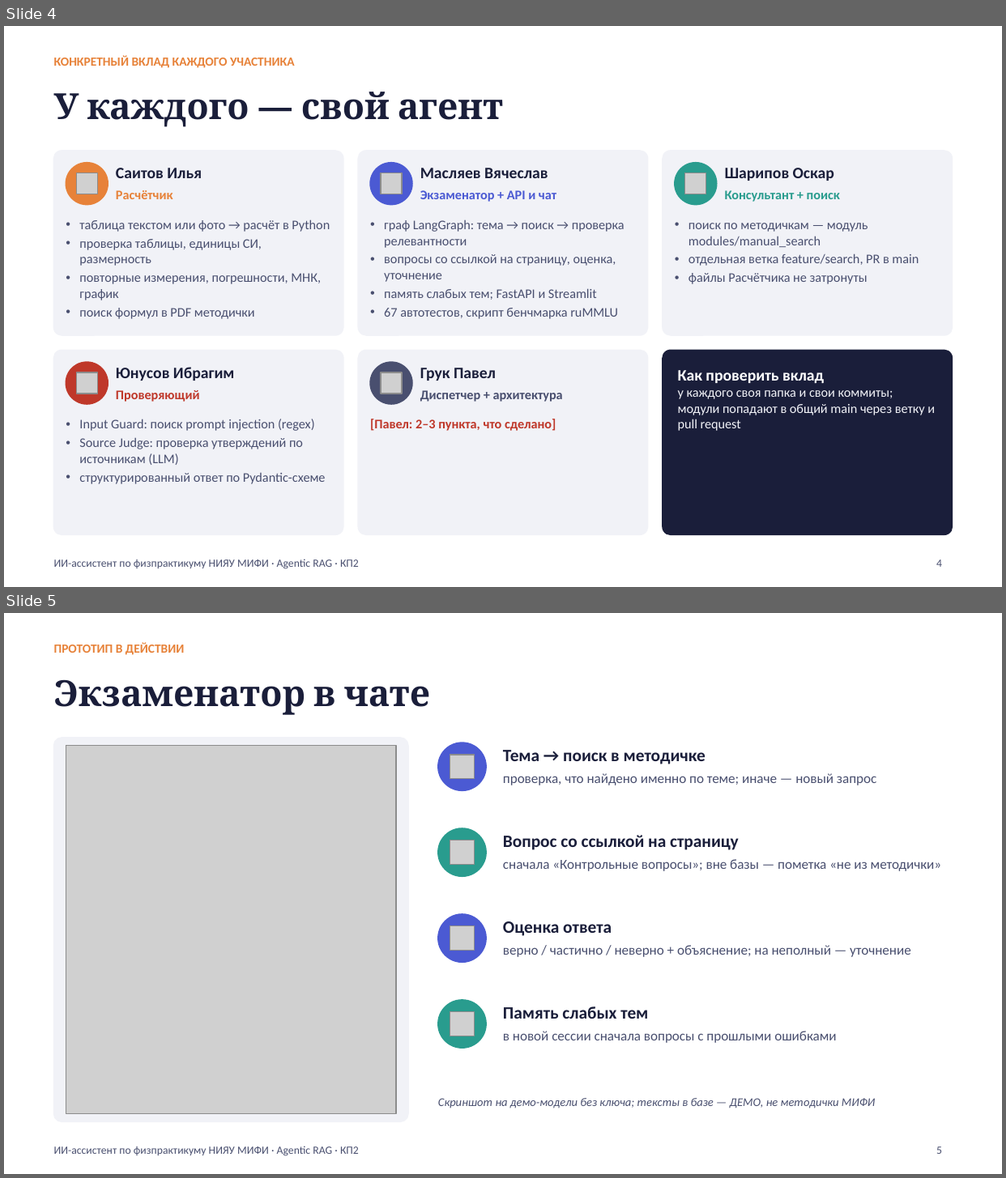
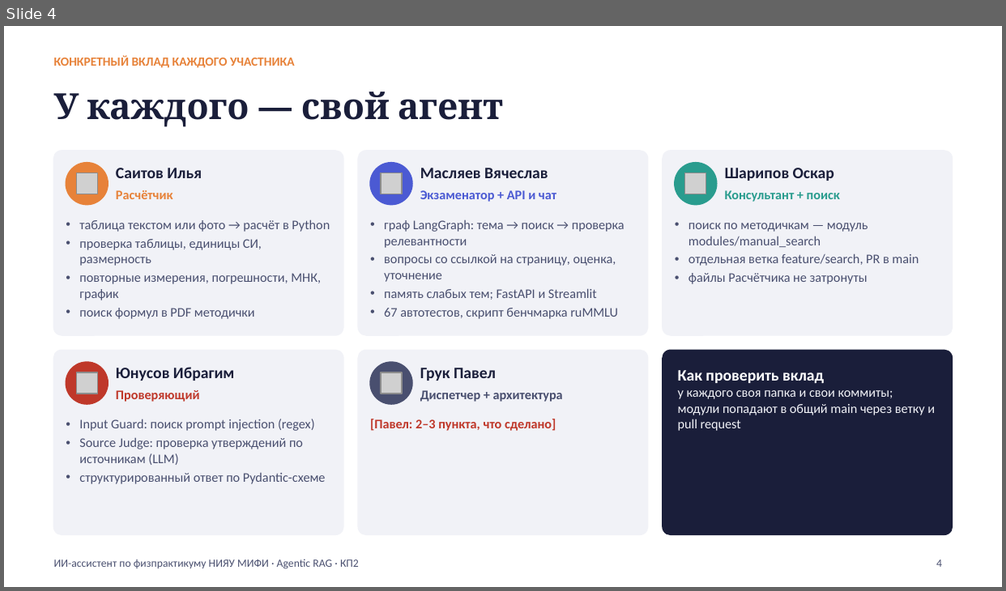
Before and after one commit to mva17/examiner-agent, a slide deck: docs/presentation/KP2_komanda43.pptx. Shown one above the other, each under a label of ours: slides 4 and 5 before the commit, slide 4 after it. The pictures are 1006x1178 and 1006x591 pixels, drawn with LibreOffice and Linux fonts; fonts in the diff are those of the drawing; grey boxes stand for pictures. Boxes give left, top, right and bottom in pixels: in the first picture for what was removed or moved away, otherwise in the second. Text is boxed around its words. In the diff, an @@ line names an element or a change of style, - is before the commit and + after.

```diff
--- a/docs/presentation/KP2_komanda43.pptx
+++ b/docs/presentation/KP2_komanda43.pptx
@@ slide 5 removed at bbox=[4, 613, 1002, 1174], background #FFFFFF; not listed: 1 template element that a slide beside it also shows @@
@@ text removed at bbox=[54, 642, 184, 655] @@
-ПРОТОТИП В ДЕЙСТВИИ
@@ title removed at bbox=[54, 679, 431, 715] @@
-Экзаменатор в чате
@@ rounded rectangle removed at bbox=[54, 738, 408, 1122] @@
@@ picture removed at bbox=[66, 746, 396, 1114] @@
@@ ellipse removed at bbox=[438, 743, 486, 790] @@
@@ picture removed at bbox=[450, 755, 474, 779] @@
@@ text removed at bbox=[503, 750, 705, 764] @@
-Тема → поиск в методичке
@@ text removed at bbox=[503, 773, 876, 786] @@
-проверка, что найдено именно по теме; иначе — новый запрос
@@ ellipse removed at bbox=[438, 828, 486, 876] @@
@@ picture removed at bbox=[450, 841, 474, 864] @@
@@ text removed at bbox=[503, 835, 739, 850] @@
-Вопрос со ссылкой на страницу
@@ text removed at bbox=[503, 859, 942, 871] @@
-сначала «Контрольные вопросы»; вне базы — пометка «не из методички»
@@ ellipse removed at bbox=[438, 914, 486, 962] @@
@@ picture removed at bbox=[450, 926, 474, 950] @@
@@ text removed at bbox=[503, 922, 612, 936] @@
-Оценка ответа
@@ text removed at bbox=[503, 945, 911, 957] @@
-верно / частично / неверно + объяснение; на неполный — уточнение
@@ ellipse removed at bbox=[438, 1000, 486, 1048] @@
@@ picture removed at bbox=[450, 1012, 474, 1036] @@
@@ text removed at bbox=[503, 1007, 648, 1019] @@
-Память слабых тем
@@ text removed at bbox=[503, 1031, 836, 1043] @@
-в новой сессии сначала вопросы с прошлыми ошибками
@@ text removed at bbox=[438, 1098, 875, 1109] @@
-Скриншот на демо-модели без ключа; тексты в базе — ДЕМО, не методички МИФИ
@@ page number removed at bbox=[936, 1147, 942, 1154] @@
-5
```
Also in this commit, not shown: 1 slide changed, 1 other slide removed, 1 other file.
